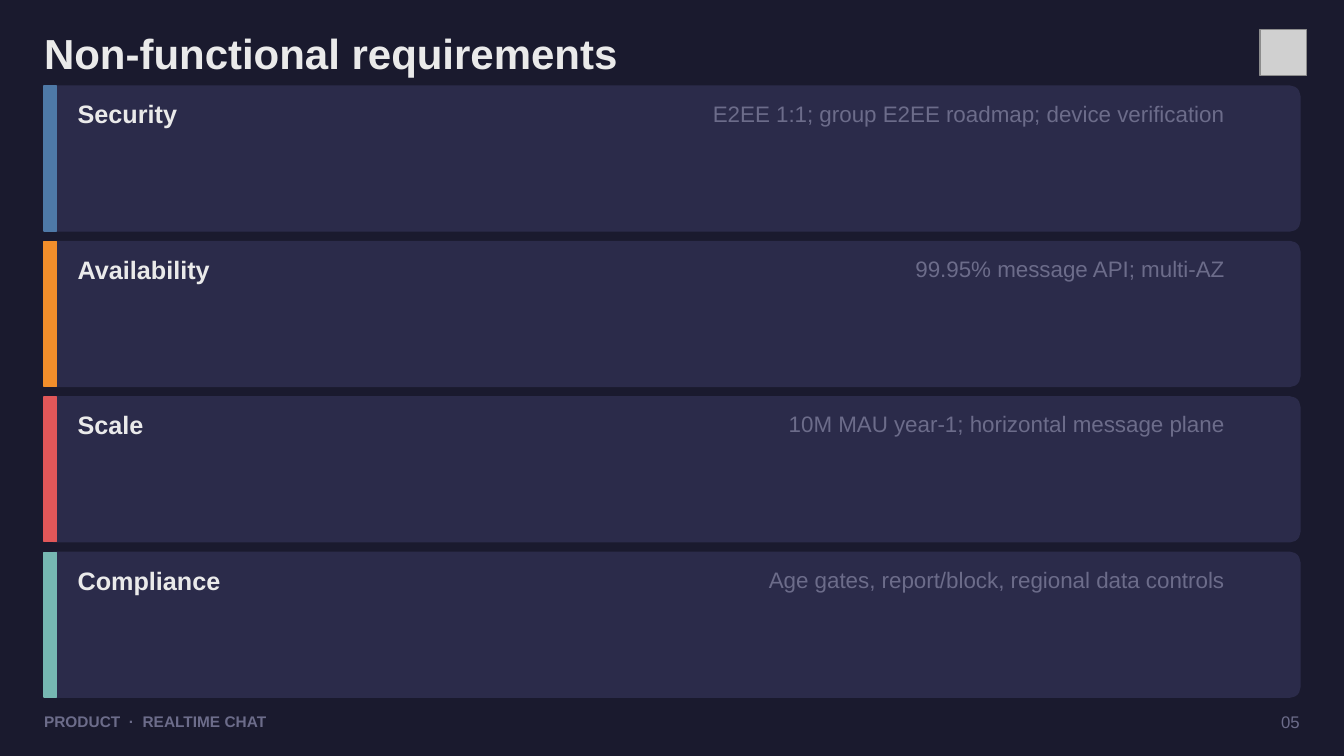
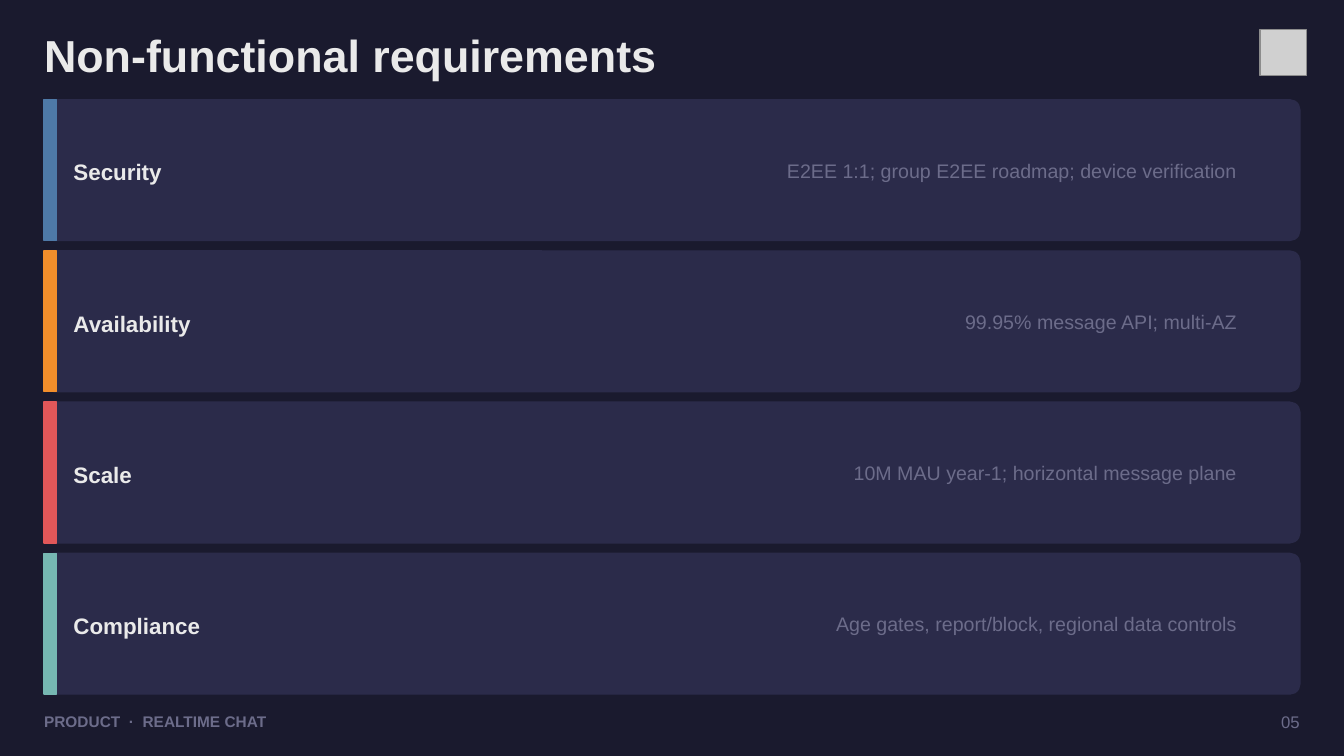
Before and after one commit to dhanesh123in/ppt-gen, a slide deck: slide 5 of examples/chat-product.pptx. Drawn at 1344x756 pixels with LibreOffice and Linux fonts; fonts in the diff are those of the drawing; grey boxes stand for pictures. Boxes give left, top, right and bottom in pixels: in the first picture for what was removed or moved away, otherwise in the second. Text is boxed around its words. In the diff, an @@ line names an element or a change of style, - is before the commit and + after.

```diff
--- a/examples/chat-product.pptx
+++ b/examples/chat-product.pptx
@@ text "Non-functional requirements" at [44,39,656,81]: size 30 to 32 pt @@
@@ proportions changed in 4 elements at [44,554,1301,695], [44,402,1301,543], [44,251,1301,392], [44,100,1301,241] @@
@@ rounded rectangle: place and size @@
-rounded rectangle at [44,86,1301,231]
+rounded rectangle at [44,100,1301,241]
@@ rectangle: place and size @@
-rectangle at [44,86,56,231]
+rectangle at [44,100,56,241]
@@ size 18 to 16 pt in 4 elements at [73,617,200,639], [73,466,131,483], [73,315,190,337], [73,163,161,185] @@
@@ text "Security": place and size @@
-text "Security" at [78,104,177,128]
+text "Security" at [73,163,161,185]
@@ size 16 to 14 pt in 4 elements at [836,617,1237,635], [854,466,1236,484], [965,315,1237,333], [787,164,1236,182] @@
@@ text "E2EE 1:1; group E2EE roadmap; ...": place and size @@
-text "E2EE 1:1; group E2EE roadmap; ..." at [713,106,1224,127]
+text "E2EE 1:1; group E2EE roadmap; ..." at [787,164,1236,182]
@@ rounded rectangle: place and size @@
-rounded rectangle at [44,242,1301,387]
+rounded rectangle at [44,251,1301,392]
@@ rectangle: place and size @@
-rectangle at [44,242,56,387]
+rectangle at [44,251,56,392]
@@ text "Availability": place and size @@
-text "Availability" at [78,260,210,284]
+text "Availability" at [73,315,190,337]
@@ text "99.95% message API; multi-AZ": place and size @@
-text "99.95% message API; multi-AZ" at [915,261,1224,281]
+text "99.95% message API; multi-AZ" at [965,315,1237,333]
@@ rounded rectangle: place and size @@
-rounded rectangle at [44,397,1301,542]
+rounded rectangle at [44,402,1301,543]
@@ rectangle: place and size @@
-rectangle at [44,397,56,542]
+rectangle at [44,402,56,543]
@@ text "Scale": place and size @@
-text "Scale" at [78,415,144,435]
+text "Scale" at [73,466,131,483]
@@ text "10M MAU year-1; horizontal message ...": place and size @@
-text "10M MAU year-1; horizontal message ..." at [789,416,1225,437]
+text "10M MAU year-1; horizontal message ..." at [854,466,1236,484]
@@ text "Compliance": place and size @@
-text "Compliance" at [78,571,221,595]
+text "Compliance" at [73,617,200,639]
@@ text "Age gates, report/block, regional data ...": place and size @@
-text "Age gates, report/block, regional data ..." at [769,572,1224,593]
+text "Age gates, report/block, regional data ..." at [836,617,1237,635]
```
Also in this commit, not shown: 10 other slides changed, 14 other files.
